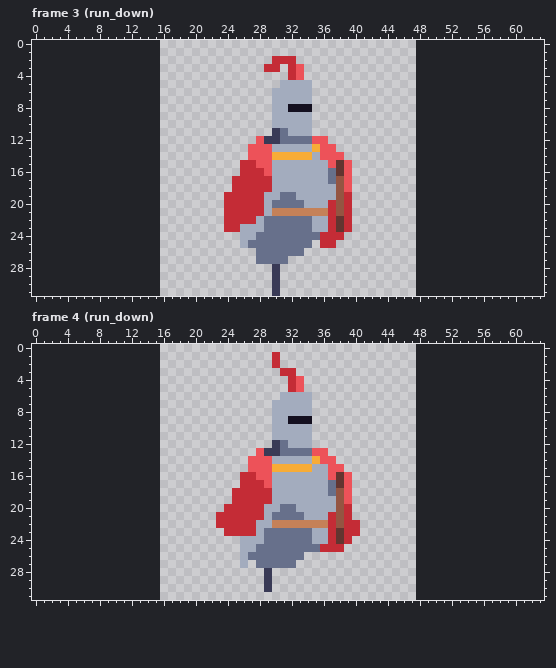
File history of a pixel-art file, Orbsmash/ContentSource/Characters/Knight.aseprite. The picture above is the old version.
32x32 pixels, 14 frames. Shown: frame 3 (run_down), frame 4 (run_down). The old version is drawn lined up with the new one, on the new canvas. The commit also changed other frames, which this record leaves out.
And afterwards:
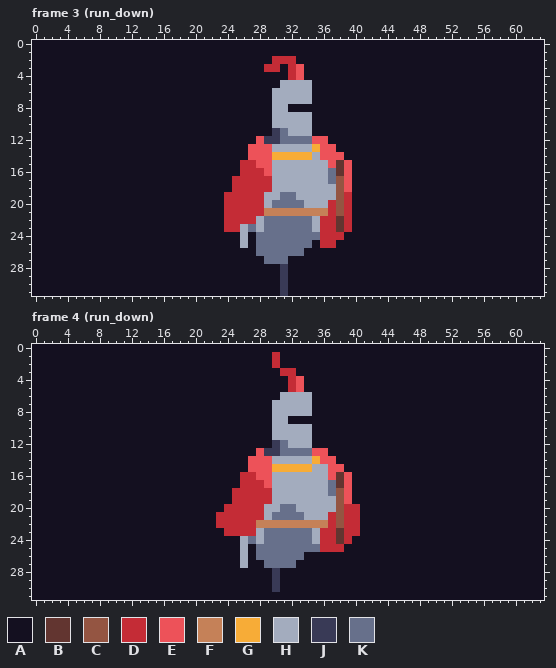
Palette (. is transparent): A #141020  B #623530  C #945542  D #c42c36  E #ed5259  F #c58158  G #f7ac37  H #a3acbe  J #393a56  K #67708b
Diff:
canvas 32x32 -> 64x32, the old top-left corner now at 16,0
Changed rows in their new state; - is an unchanged pixel.
Frame 3 (run_down):
first column x 0:
 0 AAAAAAAAAAAAAAAAAAAAAAAAAAAAAAAAAAAAAAAAAAAAAAAAAAAAAAAAAAAAAAAA
 1 AAAAAAAAAAAAAAAAAAAAAAAAAAAAAAAAAAAAAAAAAAAAAAAAAAAAAAAAAAAAAAAA
 2 AAAAAAAAAAAAAAAAAAAAAAAAAAAAAA---AAAAAAAAAAAAAAAAAAAAAAAAAAAAAAA
 3 AAAAAAAAAAAAAAAAAAAAAAAAAAAAA--A--AAAAAAAAAAAAAAAAAAAAAAAAAAAAAA
 4 AAAAAAAAAAAAAAAAAAAAAAAAAAAAAAAA--AAAAAAAAAAAAAAAAAAAAAAAAAAAAAA
 5 AAAAAAAAAAAAAAAAAAAAAAAAAAAAAAA----AAAAAAAAAAAAAAAAAAAAAAAAAAAAA
 6 AAAAAAAAAAAAAAAAAAAAAAAAAAAAAA-----AAAAAAAAAAAAAAAAAAAAAAAAAAAAA
 7 AAAAAAAAAAAAAAAAAAAAAAAAAAAAAA-----AAAAAAAAAAAAAAAAAAAAAAAAAAAAA
 8 AAAAAAAAAAAAAAAAAAAAAAAAAAAAAA-----AAAAAAAAAAAAAAAAAAAAAAAAAAAAA
 9 AAAAAAAAAAAAAAAAAAAAAAAAAAAAAA-----AAAAAAAAAAAAAAAAAAAAAAAAAAAAA
10 AAAAAAAAAAAAAAAAAAAAAAAAAAAAAA-----AAAAAAAAAAAAAAAAAAAAAAAAAAAAA
11 AAAAAAAAAAAAAAAAAAAAAAAAAAAAAA-----AAAAAAAAAAAAAAAAAAAAAAAAAAAAA
12 AAAAAAAAAAAAAAAAAAAAAAAAAAAA---------AAAAAAAAAAAAAAAAAAAAAAAAAAA
13 AAAAAAAAAAAAAAAAAAAAAAAAAAA-----------AAAAAAAAAAAAAAAAAAAAAAAAAA
14 AAAAAAAAAAAAAAAAAAAAAAAAAAA------------AAAAAAAAAAAAAAAAAAAAAAAAA
15 AAAAAAAAAAAAAAAAAAAAAAAAAA--------------AAAAAAAAAAAAAAAAAAAAAAAA
16 AAAAAAAAAAAAAAAAAAAAAAAAAA--------------AAAAAAAAAAAAAAAAAAAAAAAA
17 AAAAAAAAAAAAAAAAAAAAAAAAA---------------AAAAAAAAAAAAAAAAAAAAAAAA
18 AAAAAAAAAAAAAAAAAAAAAAAAA---------------AAAAAAAAAAAAAAAAAAAAAAAA
19 AAAAAAAAAAAAAAAAAAAAAAAA----------------AAAAAAAAAAAAAAAAAAAAAAAA
20 AAAAAAAAAAAAAAAAAAAAAAAA----------------AAAAAAAAAAAAAAAAAAAAAAAA
21 AAAAAAAAAAAAAAAAAAAAAAAA-----F----------AAAAAAAAAAAAAAAAAAAAAAAA
22 AAAAAAAAAAAAAAAAAAAAAAAA------------D---AAAAAAAAAAAAAAAAAAAAAAAA
23 AAAAAAAAAAAAAAAAAAAAAAAA---K--------D---AAAAAAAAAAAAAAAAAAAAAAAA
24 AAAAAAAAAAAAAAAAAAAAAAAAAA-A-----------AAAAAAAAAAAAAAAAAAAAAAAAA
25 AAAAAAAAAAAAAAAAAAAAAAAAAA-A-------A--AAAAAAAAAAAAAAAAAAAAAAAAAA
26 AAAAAAAAAAAAAAAAAAAAAAAAAAAA------AAAAAAAAAAAAAAAAAAAAAAAAAAAAAA
27 AAAAAAAAAAAAAAAAAAAAAAAAAAAAA---AAAAAAAAAAAAAAAAAAAAAAAAAAAAAAAA
28 AAAAAAAAAAAAAAAAAAAAAAAAAAAAAAAJAAAAAAAAAAAAAAAAAAAAAAAAAAAAAAAA
29 AAAAAAAAAAAAAAAAAAAAAAAAAAAAAAAJAAAAAAAAAAAAAAAAAAAAAAAAAAAAAAAA
30 AAAAAAAAAAAAAAAAAAAAAAAAAAAAAAAJAAAAAAAAAAAAAAAAAAAAAAAAAAAAAAAA
31 AAAAAAAAAAAAAAAAAAAAAAAAAAAAAAAJAAAAAAAAAAAAAAAAAAAAAAAAAAAAAAAA
Frame 4 (run_down):
first column x 0:
 0 AAAAAAAAAAAAAAAAAAAAAAAAAAAAAAAAAAAAAAAAAAAAAAAAAAAAAAAAAAAAAAAA
 1 AAAAAAAAAAAAAAAAAAAAAAAAAAAAAA-AAAAAAAAAAAAAAAAAAAAAAAAAAAAAAAAA
 2 AAAAAAAAAAAAAAAAAAAAAAAAAAAAAA-AAAAAAAAAAAAAAAAAAAAAAAAAAAAAAAAA
 3 AAAAAAAAAAAAAAAAAAAAAAAAAAAAAAA--AAAAAAAAAAAAAAAAAAAAAAAAAAAAAAA
 4 AAAAAAAAAAAAAAAAAAAAAAAAAAAAAAAA--AAAAAAAAAAAAAAAAAAAAAAAAAAAAAA
 5 AAAAAAAAAAAAAAAAAAAAAAAAAAAAAAAA--AAAAAAAAAAAAAAAAAAAAAAAAAAAAAA
 6 AAAAAAAAAAAAAAAAAAAAAAAAAAAAAAA----AAAAAAAAAAAAAAAAAAAAAAAAAAAAA
 7 AAAAAAAAAAAAAAAAAAAAAAAAAAAAAA-----AAAAAAAAAAAAAAAAAAAAAAAAAAAAA
 8 AAAAAAAAAAAAAAAAAAAAAAAAAAAAAA-----AAAAAAAAAAAAAAAAAAAAAAAAAAAAA
 9 AAAAAAAAAAAAAAAAAAAAAAAAAAAAAA-----AAAAAAAAAAAAAAAAAAAAAAAAAAAAA
10 AAAAAAAAAAAAAAAAAAAAAAAAAAAAAA-----AAAAAAAAAAAAAAAAAAAAAAAAAAAAA
11 AAAAAAAAAAAAAAAAAAAAAAAAAAAAAA-----AAAAAAAAAAAAAAAAAAAAAAAAAAAAA
12 AAAAAAAAAAAAAAAAAAAAAAAAAAAAAA-----AAAAAAAAAAAAAAAAAAAAAAAAAAAAA
13 AAAAAAAAAAAAAAAAAAAAAAAAAAAA---------AAAAAAAAAAAAAAAAAAAAAAAAAAA
14 AAAAAAAAAAAAAAAAAAAAAAAAAAA-----------AAAAAAAAAAAAAAAAAAAAAAAAAA
15 AAAAAAAAAAAAAAAAAAAAAAAAAAA------------AAAAAAAAAAAAAAAAAAAAAAAAA
16 AAAAAAAAAAAAAAAAAAAAAAAAAA--------------AAAAAAAAAAAAAAAAAAAAAAAA
17 AAAAAAAAAAAAAAAAAAAAAAAAAA--------------AAAAAAAAAAAAAAAAAAAAAAAA
18 AAAAAAAAAAAAAAAAAAAAAAAAA---------------AAAAAAAAAAAAAAAAAAAAAAAA
19 AAAAAAAAAAAAAAAAAAAAAAAAA---------------AAAAAAAAAAAAAAAAAAAAAAAA
20 AAAAAAAAAAAAAAAAAAAAAAAA----------------DAAAAAAAAAAAAAAAAAAAAAAA
21 AAAAAAAAAAAAAAAAAAAAAAA-----------------DAAAAAAAAAAAAAAAAAAAAAAA
22 AAAAAAAAAAAAAAAAAAAAAAA-----FF-----------AAAAAAAAAAAAAAAAAAAAAAA
23 AAAAAAAAAAAAAAAAAAAAAAAA------------D----AAAAAAAAAAAAAAAAAAAAAAA
24 AAAAAAAAAAAAAAAAAAAAAAAAAA-K--------D---AAAAAAAAAAAAAAAAAAAAAAAA
25 AAAAAAAAAAAAAAAAAAAAAAAAAA-A-----------AAAAAAAAAAAAAAAAAAAAAAAAA
26 AAAAAAAAAAAAAAAAAAAAAAAAAA-A------AAAAAAAAAAAAAAAAAAAAAAAAAAAAAA
27 AAAAAAAAAAAAAAAAAAAAAAAAAA-AA----AAAAAAAAAAAAAAAAAAAAAAAAAAAAAAA
28 AAAAAAAAAAAAAAAAAAAAAAAAAAAAAAJAAAAAAAAAAAAAAAAAAAAAAAAAAAAAAAAA
29 AAAAAAAAAAAAAAAAAAAAAAAAAAAAAAJAAAAAAAAAAAAAAAAAAAAAAAAAAAAAAAAA
30 AAAAAAAAAAAAAAAAAAAAAAAAAAAAAAJAAAAAAAAAAAAAAAAAAAAAAAAAAAAAAAAA
31 AAAAAAAAAAAAAAAAAAAAAAAAAAAAAAAAAAAAAAAAAAAAAAAAAAAAAAAAAAAAAAAA
